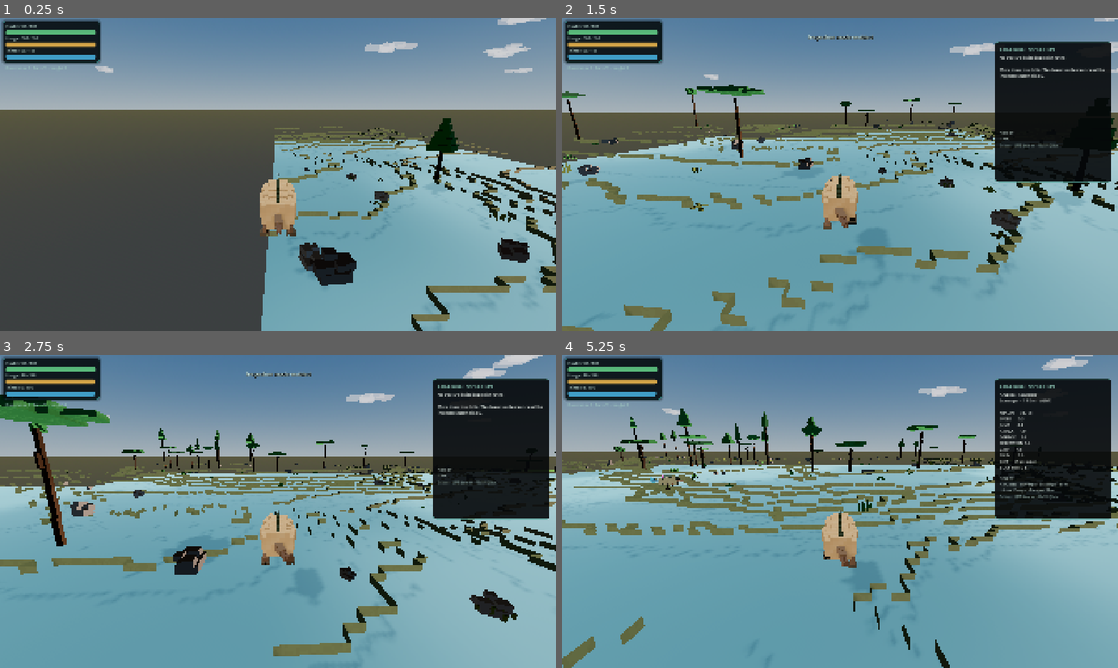
Above: before the commit, frames 1-4 (two rows, left to right).
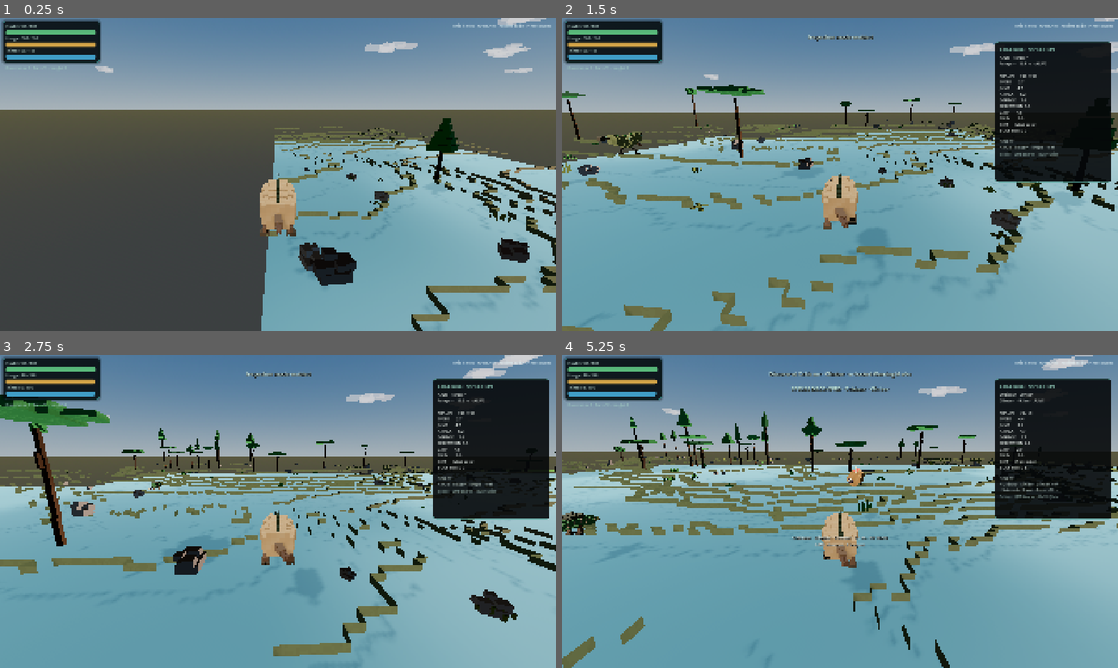
Above: after the commit, the same moments.

Repository: MajorDragonfly/voxelverse
Game: Godot game, scene res://main/main.tscn
Two runs of this game, one before a commit and one after it. Both use one fixed random seed, a clock stepped at 60 frames per second and the inputs below.
Inputs (mouse positions are in pixels of both pictures, inside the frame that each line leads up to):
- Up to frame 1 (0.25 s): no input
- Up to frame 2 (1.5 s): tap Enter at 0.5 s; move the mouse to (867, 174) at 0.52 s; hold W (move_forward) from 0.53 s (still down); right-click (867, 174) at 0.6 s; click (867, 174) at 0.67 s; tap Space (jump) at 0.77 s; move the mouse to (812, 174) at 1.27 s; tap E (inspection_mode) at 1.35 s
- Up to frame 3 (2.75 s): keep holding W (move_forward); tap Space (jump) at 1.52 s; move the mouse to (289, 505) at 2.02 s; click (289, 505) at 2.1 s
- Up to frame 4 (5.25 s): keep holding W (move_forward); move the mouse to (834, 517) at 2.77 s; tap L at 2.85 s; click (834, 517) at 2.92 s; tap Space (jump) at 3.02, 3.77, 4.52 s; move the mouse to (878, 514) at 3.52 s; tap R at 3.6 s; move the mouse to (795, 508) at 4.27 s; tap Tab at 4.35 s; move the mouse to (845, 511) at 5.02 s; tap Delete at 5.1 s; click (845, 511) at 5.17 s

The runs differ from the first frame. In frame 1, 0.1% of the frame differs, in the area x 81-100%, y 1-4%; in frame 2, 1.3%; in frame 3, 1.0%; in frame 4, 1.6%, in the area x 0-100%, y 1-64%.

Commit message:
Bring wildlife closer and expose planet runtime controls

Diff:
--- a/main/main.tscn
+++ b/main/main.tscn
@@ -28,11 +28,11 @@
 
 [node name="FaunaStreamerV7" type="Node3D" parent="."]
 script = ExtResource("7_fauna")
-target_population = 9
-maximum_population = 14
-spawn_interval = 0.80
-minimum_spawn_radius = 14.0
-maximum_spawn_radius = 31.0
+target_population = 11
+maximum_population = 16
+spawn_interval = 0.62
+minimum_spawn_radius = 9.0
+maximum_spawn_radius = 26.0
 despawn_radius = 82.0
 species_region_size = 256.0
 
@@ -44,4 +44,5 @@
 [node name="StarSystemRuntimeV7" type="Node" parent="."]
 script = ExtResource("8_system")
 enable_planet_cycle_debug_key = true
-show_planet_runtime_label = false
+show_planet_runtime_label = true
+reload_scene_on_planet_change = true
